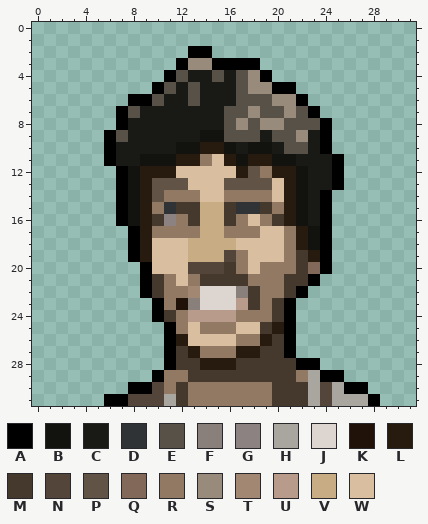
Two states of a pixel-art sprite, favicon-32x32.png. Above is the file before it was changed.
The file is 32x32 pixels. Colours within 5 levels of each other are drawn and written as one.
Palette (. is transparent): A #000000  B #12130e  C #191916  D #303335  E #585148  F #89807b  G #8b8281  H #a9a6a0  J #dcd5d0  K #211209  L #271b0f  M #45382c  N #534539  P #615447  Q #816859  R #917964  S #988b7c  T #a28873  U #b89b8a  V #c8ac84  W #d9bea0
The result:
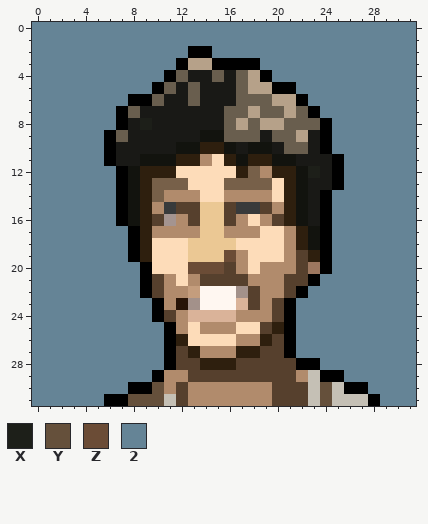
Colours new in this view: X #1d1f19  Y #65503b  Z #6b4c36  2 #658496
What changed:
colour D: #303335 -> #383a3b
colour E: #585148 -> #695e4e
colour F: #89807b -> #a3918a
colour G: #8b8281 -> #a49490
colour H: #a9a6a0 -> #c5c0b5
colour J: #dcd5d0 -> #fff7f1
colour K: #211209 -> #271407
colour L: #271b0f -> #2e1f0e
colour M: #45382c -> #56402d
colour P: #615447 -> #776049
colour Q: #816859 -> #9d775f
colour R: #917964 -> #b18b6c
colour S: #988b7c -> #b6a189
colour T: #a28873 -> #c49d7d
colour U: #b89b8a -> #dab399
colour V: #c8ac84 -> #ebc894
colour W: #d9bea0 -> #fddcb9
y 0..1: x 0..31 ................................ -> 22222222222222222222222222222222
y 2: x 0..12 ............. -> 2222222222222; x 15..31 ................. -> 22222222222222222
y 3: x 0..11 ............ -> 222222222222; x 19..31 ............. -> 2222222222222
y 4: x 0..10 ........... -> 22222222222; x 20..31 ............ -> 222222222222
y 5: x 0..9 .......... -> 2222222222; x 22..31 .......... -> 2222222222
y 6: x 0..7 ........ -> 22222222; x 23..31 ......... -> 222222222
y 7: x 0..6 ....... -> 2222222; x 24..31 ........ -> 22222222
y 8: x 0..6 ....... -> 2222222; x 9 C -> X; x 25..31 ....... -> 2222222
y 9..10: x 0..5 ...... -> 222222; x 25..31 ....... -> 2222222
y 11: x 0..5 ...... -> 222222; x 26..31 ...... -> 222222
y 12: x 0..6 ....... -> 2222222; x 23 C -> X; x 26..31 ...... -> 222222
y 13: x 0..6 ....... -> 2222222; x 26..31 ...... -> 222222
y 14..16: x 0..6 ....... -> 2222222; x 25..31 ....... -> 2222222
y 17..18: x 0..7 ........ -> 22222222; x 25..31 ....... -> 2222222
y 19: x 0..7 ........ -> 22222222; x 16 N -> Z; x 25..31 ....... -> 2222222
y 20: x 0..8 ......... -> 222222222; x 13..15 NNN -> ZZZ; x 25..31 ....... -> 2222222
y 21: x 0..8 ......... -> 222222222; x 24..31 ........ -> 22222222
y 22: x 0..8 ......... -> 222222222; x 23..31 ......... -> 222222222
y 23..24: x 0..9 .......... -> 2222222222; x 22..31 .......... -> 2222222222
y 25..27: x 0..10 ........... -> 22222222222; x 22..31 .......... -> 2222222222
y 28: x 0..10 ........... -> 22222222222; x 24..31 ........ -> 22222222
y 29: x 0..9 .......... -> 2222222222; x 26..31 ...... -> 222222
y 30: x 0..7 ........ -> 22222222; x 10 N -> Y; x 24 N -> Y; x 28..31 .... -> 2222
y 31: x 0..5 ...... -> 222222; x 8..10 NNN -> YYY; x 24 N -> Y; x 29..31 ... -> 222
